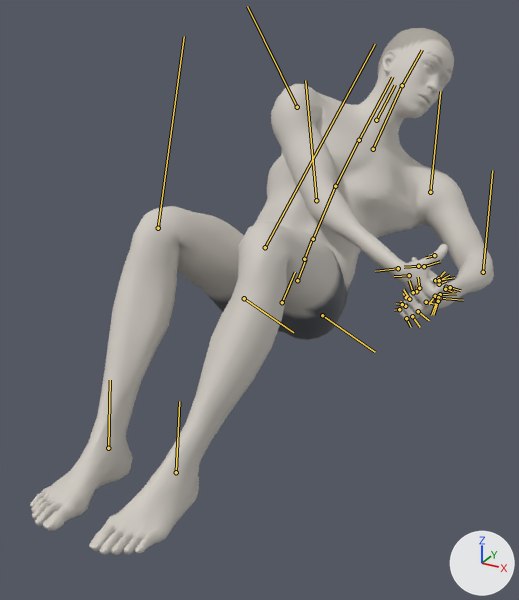
The glTF model exports/russian-twist.glb as it was, and as the next commit left it.
One viewpoint serves both versions: a 50 mm camera at (0.761, -1.505, 0.923) aimed at (0.065, -0.241, 0.291). Lighting does not change. The marker at lower right points along +X, +Y and +Z. The first picture is the older version. Both versions are drawn at frame 80 of the action 'russian-twist'; the numbers are the values there. The bones that change, and the others that lie on the model, are drawn over the model as lines.
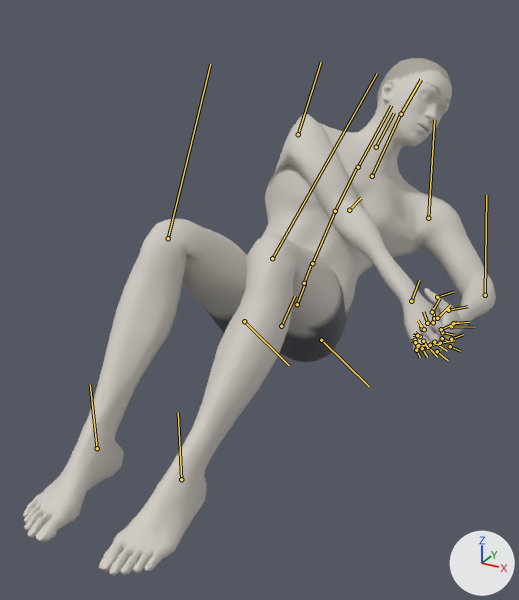
Location of each change, [x1, y1, x2, y2] in pixels of the pictures (519 x 600 px):
'Mesh_0', posed
    before: [30, 28, 494, 555]
    after: [23, 58, 496, 576]
bone 'pelvis', root to tip
    before: (282, 302) to (295, 272)
    after: (281, 326) to (295, 296)
bone 'upperarm_l', root to tip
    before: (430, 192) to (440, 91)
    after: (428, 218) to (434, 120)
bone 'lowerarm_l', root to tip
    before: (483, 272) to (492, 170)
    after: (485, 295) to (486, 195)
bone 'upperarm_r', root to tip
    before: (297, 107) to (247, 6)
    after: (298, 134) to (321, 62)
bone 'lowerarm_r', root to tip
    before: (316, 200) to (305, 80)
    after: (349, 210) to (361, 198)
bone 'thigh_l', root to tip
    before: (322, 315) to (375, 352)
    after: (321, 340) to (369, 386)
bone 'calf_l', root to tip
    before: (265, 247) to (375, 44)
    after: (272, 258) to (377, 73)
bone 'foot_l', root to tip
    before: (176, 472) to (179, 401)
    after: (181, 479) to (178, 412)
bone 'thigh_r', root to tip
    before: (244, 298) to (293, 332)
    after: (244, 321) to (289, 365)
bone 'calf_r', root to tip
    before: (158, 228) to (184, 36)
    after: (168, 238) to (210, 64)
bone 'foot_r', root to tip
    before: (108, 448) to (110, 380)
    after: (97, 448) to (90, 384)

What the commit changed:
Bone 'pelvis' (bone_pelvis) moves from (-0.002, -0.799, 0.0) to (-0.002, -0.866, 0.0).
Bone 'pelvis' (bone_pelvis) turns from (0, 0, 51) to (0, 0, 52) degrees about its own x, y and z.
Bone 'upperarm_l' (bone_upperarm_l) turns from (34, -47, -35) to (35, -45, -34) degrees about its own x, y and z.
Bone 'lowerarm_l' (bone_lowerarm_l) turns from (11, -29, 11) to (11, -28, 10) degrees about its own x, y and z.
Bone 'upperarm_r' (bone_upperarm_r) turns from (69, 19, 41) to (-1, 144, 22) degrees about its own x, y and z.
Bone 'lowerarm_r' (bone_lowerarm_r) turns from (-9, 2, -20) to (3, -17, -47) degrees about its own x, y and z.
Bone 'thigh_l' (bone_thigh_l) turns from (-3, 3, 75) to (-3, 3, 80) degrees about its own x, y and z.
Bone 'calf_l' (bone_calf_l) turns from (-10, 5, -89) to (-7, 5, -89) degrees about its own x, y and z.
Bone 'foot_l' (bone_foot_l) turns from (12, 2, -27) to (9, 4, -43) degrees about its own x, y and z.
Bone 'thigh_r' (bone_thigh_r) turns from (3, -3, 75) to (3, -3, 80) degrees about its own x, y and z.
Bone 'calf_r' (bone_calf_r) turns from (10, -5, -89) to (7, -5, -89) degrees about its own x, y and z.
Bone 'foot_r' (bone_foot_r) turns from (-12, -2, -27) to (-9, -4, -43) degrees about its own x, y and z.
